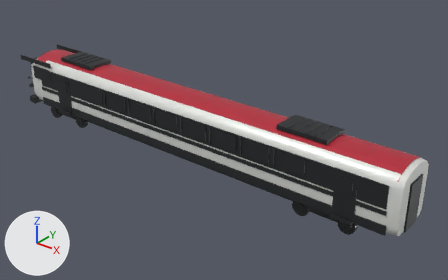
Before and after pictures for a commit that changed the glTF model public/models/railjet-lab/blender/railjet-classic-driving-trailer.glb.
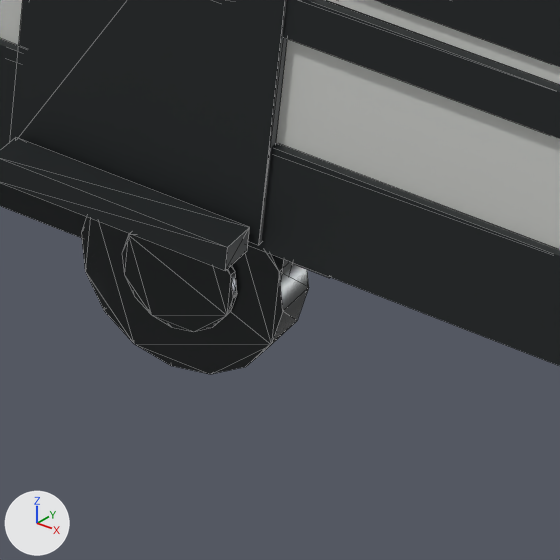
The first picture shows the older version from a 50 mm lens placed at (21.3, -23.3, 16.4), pointed at (1.9, 1.0, 1.4). The close-ups show the older and then the newer version on the part from 74% to 85% of the width and 72% to 90% of the height of that picture. Only the edits that show in the close-ups are written down. Arrows for +X, +Y and +Z are at lower left; the lights stay in place. The close-ups show mesh edges as thin lines. Where no turn or scale is listed for an object, it has been applied to the vertices.

Objects in the first close-up: 'driving_trailer_bogie_b_brake_disc_-1_1', 'driving_trailer_bogie_b_sideframe_-1', 'driving_trailer_bogie_b_wheel_-1_1', 'driving_trailer_door_-1_1', 'driving_trailer_door_step_-1_1', 'driving_trailer_lofted_body', 'driving_trailer_lower_skirt_-1', 'driving_trailer_red_belt_-1', 'driving_trailer_window_band_-1' and 1 more.
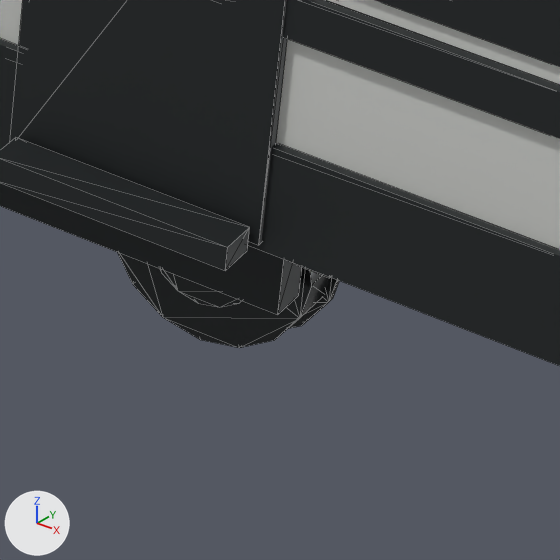
The change, as a diff of the scene's bpy script:
```diff
--- a/public/models/railjet-lab/blender/railjet-classic-driving-trailer.glb.py
+++ b/public/models/railjet-lab/blender/railjet-classic-driving-trailer.glb.py
@@ ob_driving_trailer_bogie_b_brake_disc__1_1 @@
 ob_driving_trailer_bogie_b_brake_disc__1_1.parent = ob_driving_trailer_bogie_b
-ob_driving_trailer_bogie_b_brake_disc__1_1.location = (1.25, -1.085, 0.46)
+ob_driving_trailer_bogie_b_brake_disc__1_1.location = (1.25, -0.863, 0.46)
 ob_driving_trailer_bogie_b_brake_disc__1_1.rotation_euler = (1.571, 0.0, 0.0)  # degrees (90, 0, 0)
@@ ob_driving_trailer_bogie_b_wheel__1_1 @@
 ob_driving_trailer_bogie_b_wheel__1_1.parent = ob_driving_trailer_bogie_b
-ob_driving_trailer_bogie_b_wheel__1_1.location = (1.25, -0.96, 0.46)
+ob_driving_trailer_bogie_b_wheel__1_1.location = (1.25, -0.718, 0.46)
 ob_driving_trailer_bogie_b_wheel__1_1.rotation_euler = (1.571, 0.0, 0.0)  # degrees (90, 0, 0)
@@ ob_driving_trailer_bogie_b_flange__1_1 @@
+ob_driving_trailer_bogie_b_flange__1_1 = bpy.data.objects.new('driving_trailer_bogie_b_flange_-1_1', me_rj_unitcylinder_16)
+ob_driving_trailer_bogie_b_flange__1_1.parent = ob_driving_trailer_bogie_b
+ob_driving_trailer_bogie_b_flange__1_1.location = (1.25, -0.613, 0.46)
+ob_driving_trailer_bogie_b_flange__1_1.rotation_euler = (1.571, 0.0, 0.0)  # degrees (90, 0, 0)
+ob_driving_trailer_bogie_b_flange__1_1.scale = (0.984, 0.984, 0.035)
```

Pixel boxes [x1, y1, x2, y2] of what changed, in the close-ups (560 x 560 px):
'driving_trailer_bogie_b_wheel_-1_1', moved
    before: [81, 217, 309, 374]
    after: [118, 252, 329, 348]
'driving_trailer_bogie_b_brake_disc_-1_1', moved
    before: [122, 234, 237, 332]
    after: [160, 269, 241, 307]
'driving_trailer_bogie_b_flange_-1_1', added
    after: [289, 277, 339, 328]
'driving_trailer_bogie_b_sideframe_-1', unchanged, uncovered by the edit
    before: [0, 149, 295, 275]
    after: [0, 149, 302, 315]
